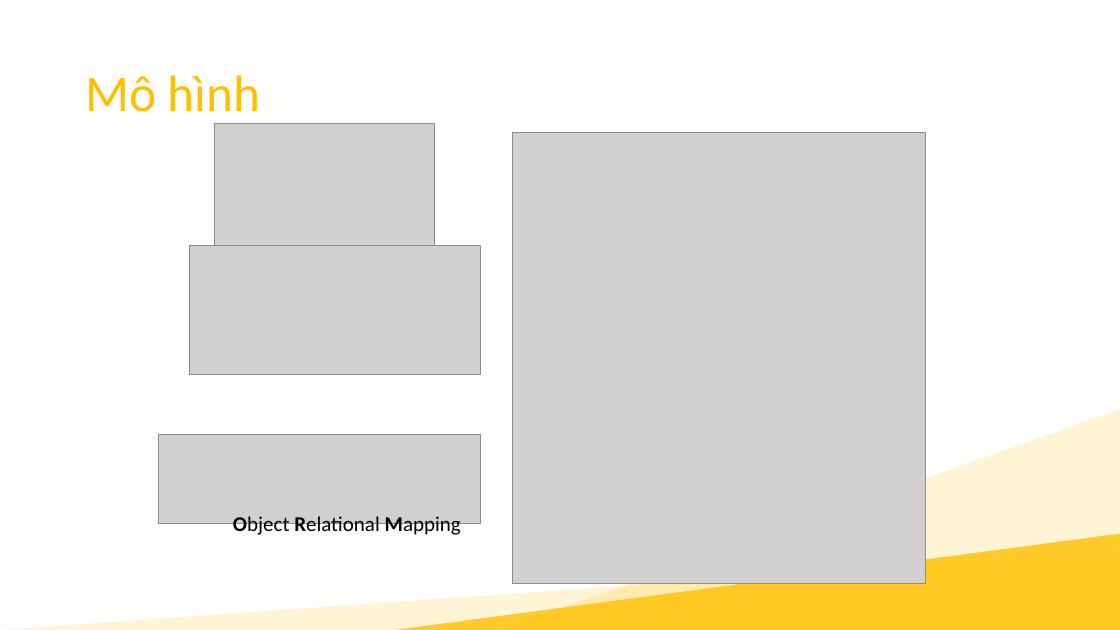
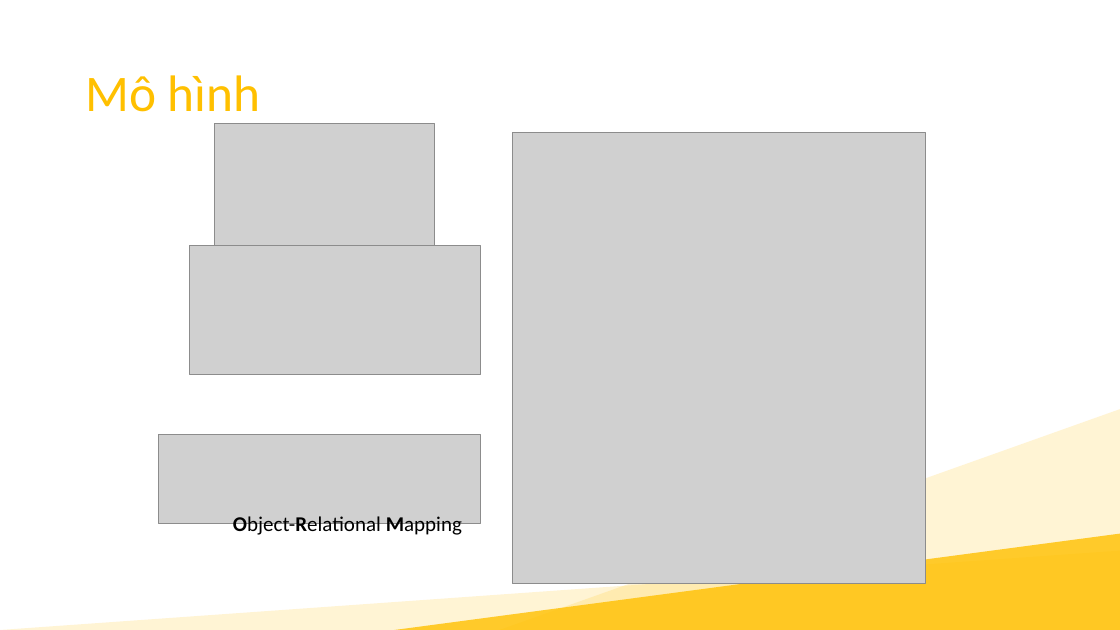
Before and after one commit to duduct/NienLuan4, a slide deck: slide 15 of docs/NL04_Báo cáo niên luận.pptx (slide 10 before the commit). Drawn at 1120x630 pixels with LibreOffice and Linux fonts; fonts in the diff are those of the drawing; grey boxes stand for pictures. Boxes give left, top, right and bottom in pixels: in the first picture for what was removed or moved away, otherwise in the second. Text is boxed around its words. In the diff, an @@ line names an element or a change of style, - is before the commit and + after.

```diff
--- a/docs/NL04_Báo cáo niên luận.pptx
+++ b/docs/NL04_Báo cáo niên luận.pptx
@@ text at [233,516,462,538]: text changed @@
-Object Relational Mapping
+Object-Relational Mapping
```
Also in this commit, not shown: 4 other slides changed, 1 slide added, 1 slide removed, 9 other files.
